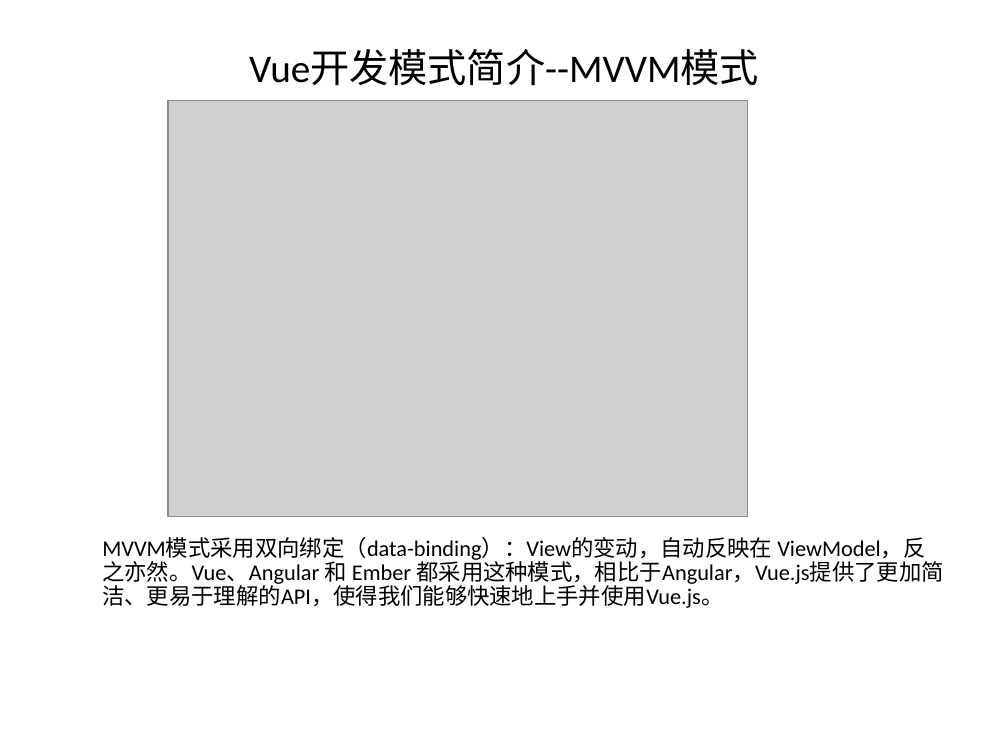
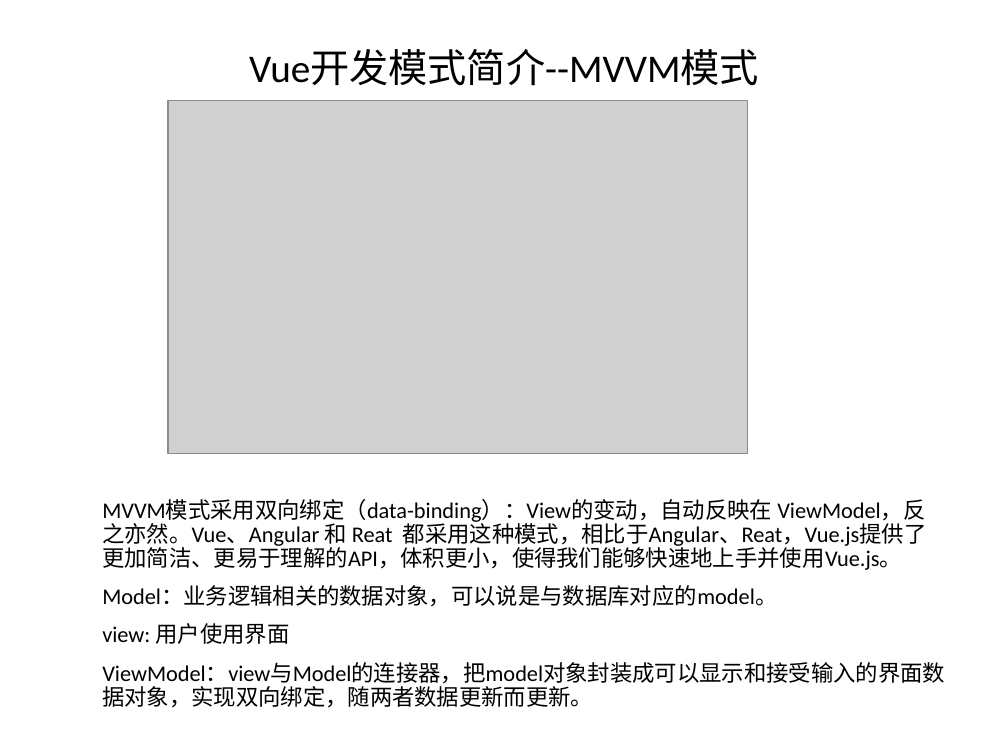
Before and after one commit to Consifire/self-knowledge-induction-of-Vue, a slide deck: slide 8 of Vue个人归纳.ppt (slide 7 before the commit). Drawn at 1008x756 pixels with LibreOffice and Linux fonts; fonts in the diff are those of the drawing; grey boxes stand for pictures. Boxes give left, top, right and bottom in pixels: in the first picture for what was removed or moved away, otherwise in the second. Text is boxed around its words. In the diff, an @@ line names an element or a change of style, - is before the commit and + after.

```diff
--- a/Vue个人归纳.ppt
+++ b/Vue个人归纳.ppt
@@ picture: place and size @@
-picture at [168,101,748,517]
+picture at [168,101,748,454]
@@ text at [102,499,945,708]: text changed @@
-MVVM模式采用双向绑定（data-binding）：View的变动，自动反映在 ViewModel，反之亦然。Vue、Angular 和 Ember 都采用这种模式，相比于Angular，Vue.js提供了更加简洁、更易于理解的API，使得我们能够快速地上手并使用Vue.js。
+MVVM模式采用双向绑定（data-binding）：View的变动，自动反映在 ViewModel，反之亦然。Vue、Angular 和 Reat 都采用这种模式，相比于Angular、Reat，Vue.js提供了更加简洁、更易于理解的API，体积更小，使得我们能够快速地上手并使用Vue.js。
+Model：业务逻辑相关的数据对象，可以说是与数据库对应的model。
+view: 用户使用界面
+ViewModel：view与Model的连接器，把model对象封装成可以显示和接受输入的界面数据对象，实现双向绑定，随两者数据更新而更新。
```
Also in this commit, not shown: 5 other slides changed, 1 slide added, 5 other files.
